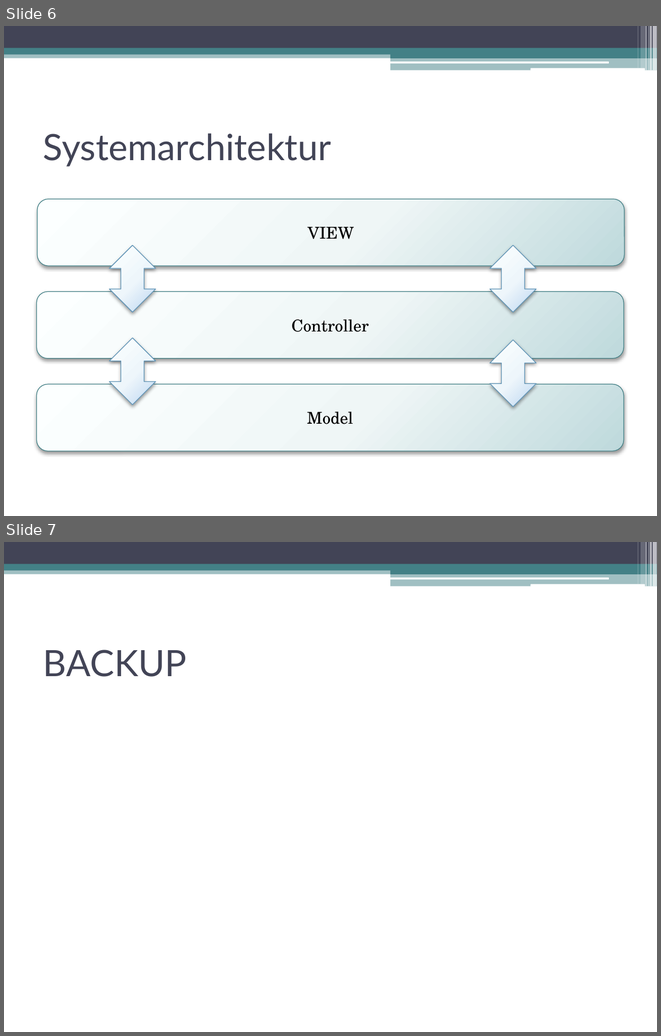
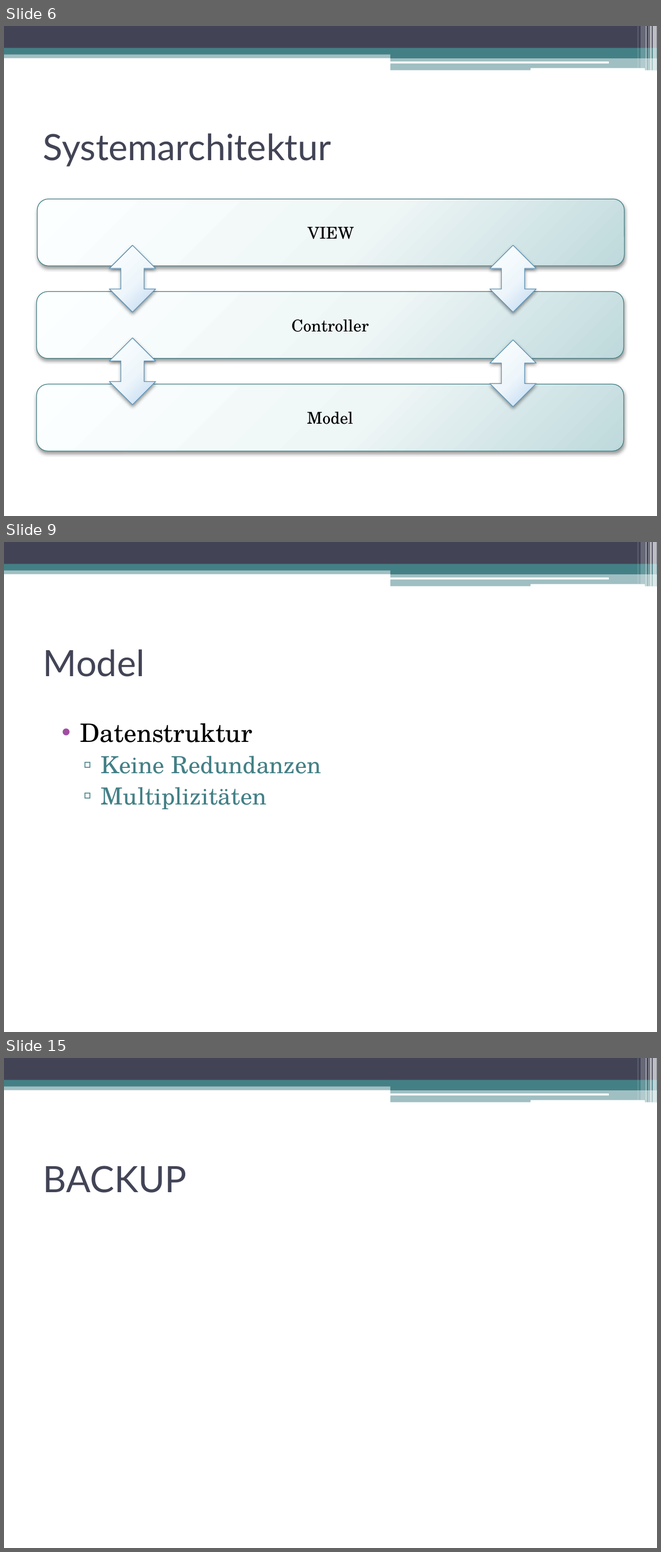
Before and after one commit to DanJoeHa/Fallstudie, a slide deck: Projektmanagement/Abschlusspräsentation.pptx. Shown one above the other, each under a label of ours: slides 6 and 7 before the commit, slides 6, 9 and 15 after it; the slides between them are not shown. The pictures are 661x1036 and 661x1552 pixels, drawn with LibreOffice and Linux fonts; fonts in the diff are those of the drawing. Boxes give left, top, right and bottom in pixels: in the first picture for what was removed or moved away, otherwise in the second. Text is boxed around its words. In the diff, an @@ line names an element or a change of style, - is before the commit and + after.

```diff
--- a/Projektmanagement/Abschlusspräsentation.pptx
+++ b/Projektmanagement/Abschlusspräsentation.pptx
@@ slide 9 added at bbox=[4, 542, 657, 1032], background #FFFFFF; not listed: 13 template elements that a slide beside it also shows @@
@@ title added at bbox=[43, 649, 145, 677], 40 pt, text #424456 @@
+Model
@@ text added at bbox=[80, 723, 321, 809], 26 pt, text #438086 @@
+• Datenstruktur
+  ▫ Keine Redundanzen
+  ▫ Multiplizitäten
@@ what was slide 7 is now slide 15 @@
```
Also in this commit, not shown: 2 slides changed, 7 other slides added.
